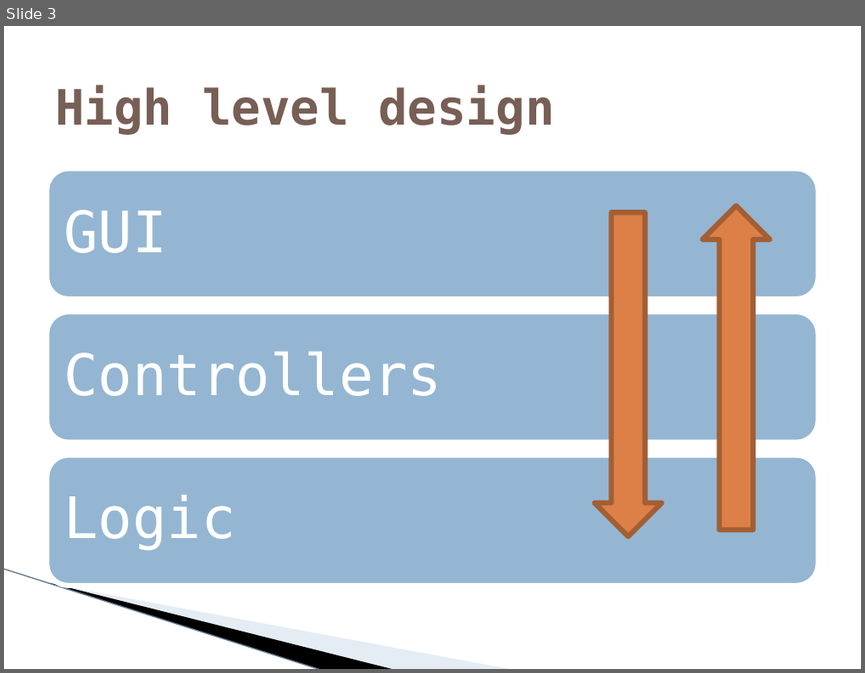
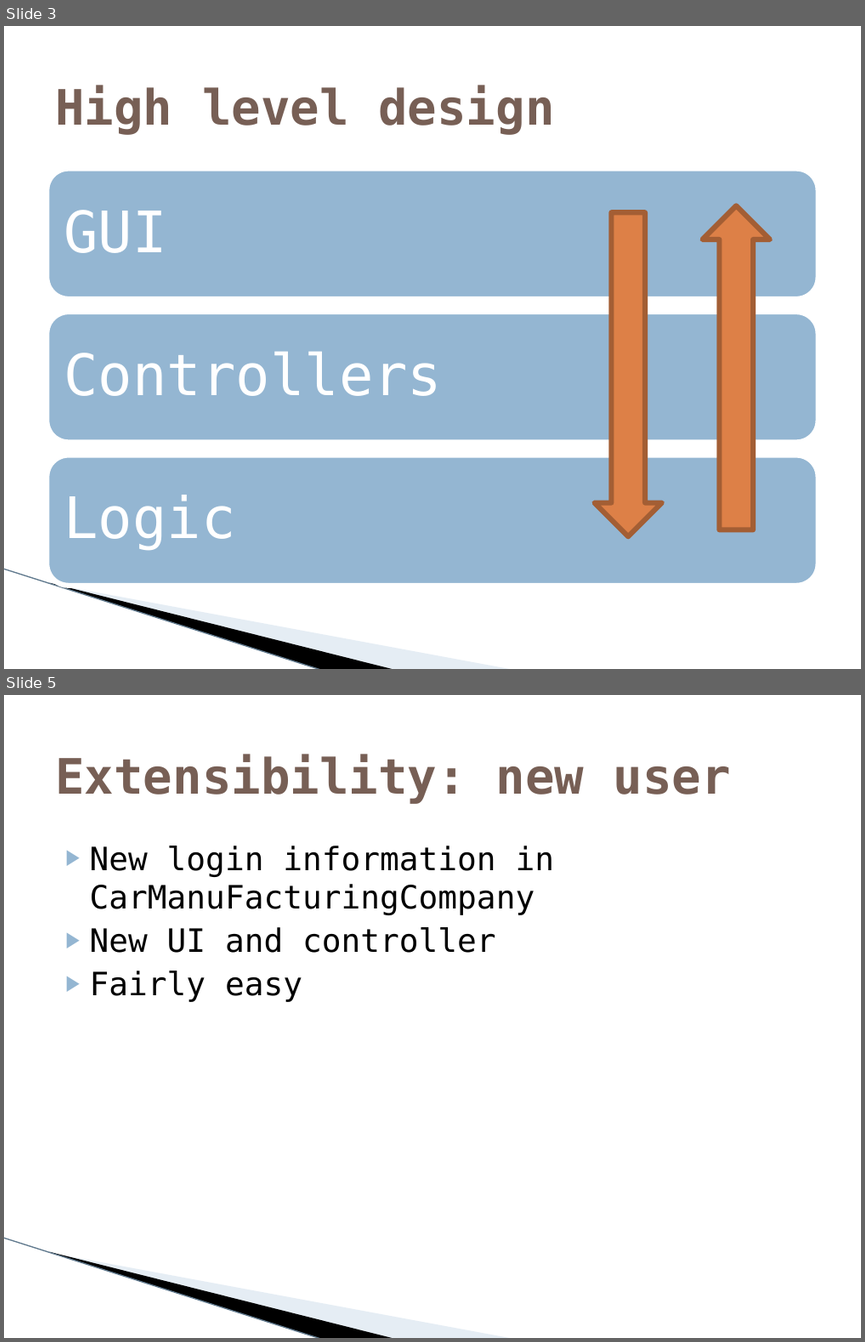
Before and after one commit to MichielAriens/assemassist12, a slide deck: Software Design.pptx. Shown one above the other, each under a label of ours: slide 3 before the commit, slides 3 and 5 after it; the slides between them are not shown. The pictures are 865x673 and 865x1342 pixels, drawn with LibreOffice and Linux fonts; fonts in the diff are those of the drawing; background and template pictures are left out. Boxes give left, top, right and bottom in pixels: in the first picture for what was removed or moved away, otherwise in the second. Text is boxed around its words. In the diff, an @@ line names an element or a change of style, - is before the commit and + after.

```diff
--- a/Software Design.pptx
+++ b/Software Design.pptx
@@ slide 5 added at bbox=[4, 695, 861, 1338], background #FFFFFF; not listed: 3 template elements that a slide beside it also shows @@
@@ title added at bbox=[55, 754, 731, 804], 41 pt, text #775F55, bold @@
+Extensibility: new user
@@ text added at bbox=[90, 845, 555, 1002], 27 pt, text #000000 @@
+▶ New login information in CarManuFacturingCompany
+▶ New UI and controller
+▶ Fairly easy
```
Also in this commit, not shown: 7 other slides added, 1 slide removed.
